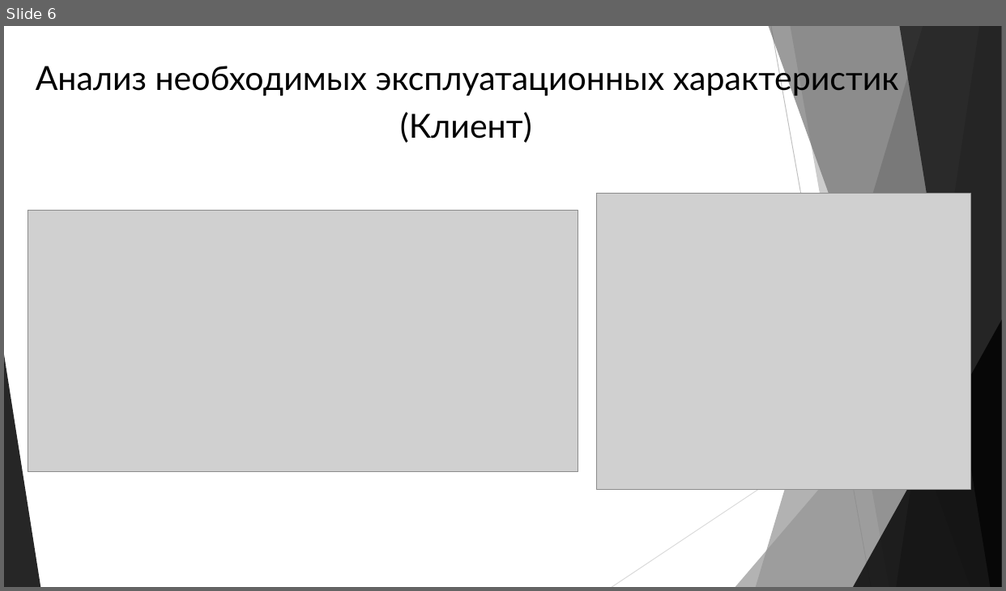
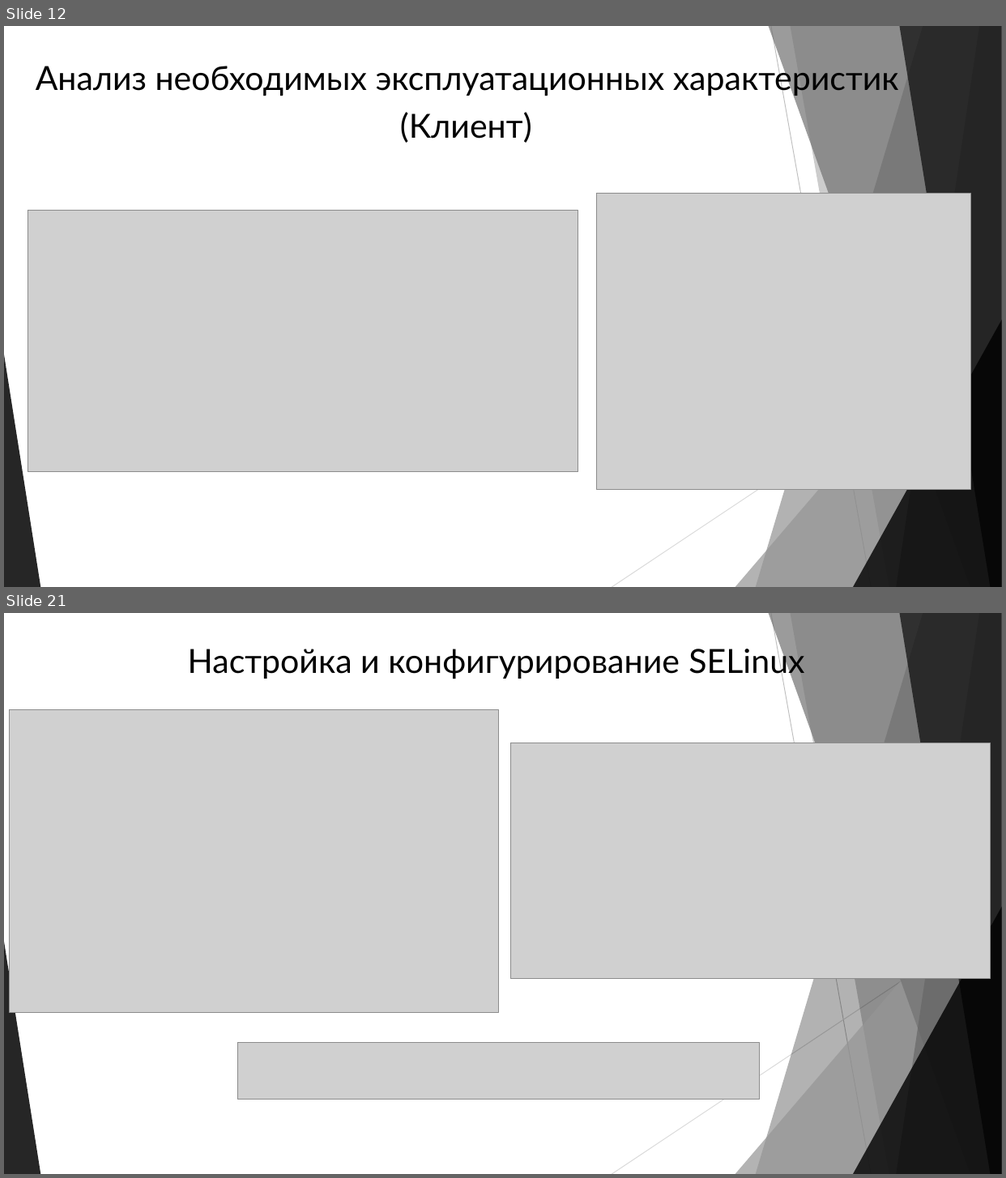
Before and after one commit to AlexGopher802/Qual_PM04, a slide deck: Презентация.pptx. Shown one above the other, each under a label of ours: slide 6 before the commit, slides 12 and 21 after it; the slides between them are not shown. The pictures are 1006x591 and 1006x1178 pixels, drawn with LibreOffice and Linux fonts; fonts in the diff are those of the drawing; grey boxes stand for pictures. Boxes give left, top, right and bottom in pixels: in the first picture for what was removed or moved away, otherwise in the second. Text is boxed around its words. In the diff, an @@ line names an element or a change of style, - is before the commit and + after.

```diff
--- a/Презентация.pptx
+++ b/Презентация.pptx
@@ slide 21 added at (4,613,1002,1174), background #FFFFFF; not listed: 10 template elements that a slide beside it also shows @@
@@ text added at (188,644,804,679), 32 pt, text #000000 @@
+Настройка и конфигурирование SELinux
@@ picture added at (9,709,499,1013) @@
@@ picture added at (511,743,991,978) @@
@@ picture added at (237,1043,760,1100) @@
@@ what was slide 6 is now slide 12 @@
```
Also in this commit, not shown: 4 slides changed, 15 other slides added.
